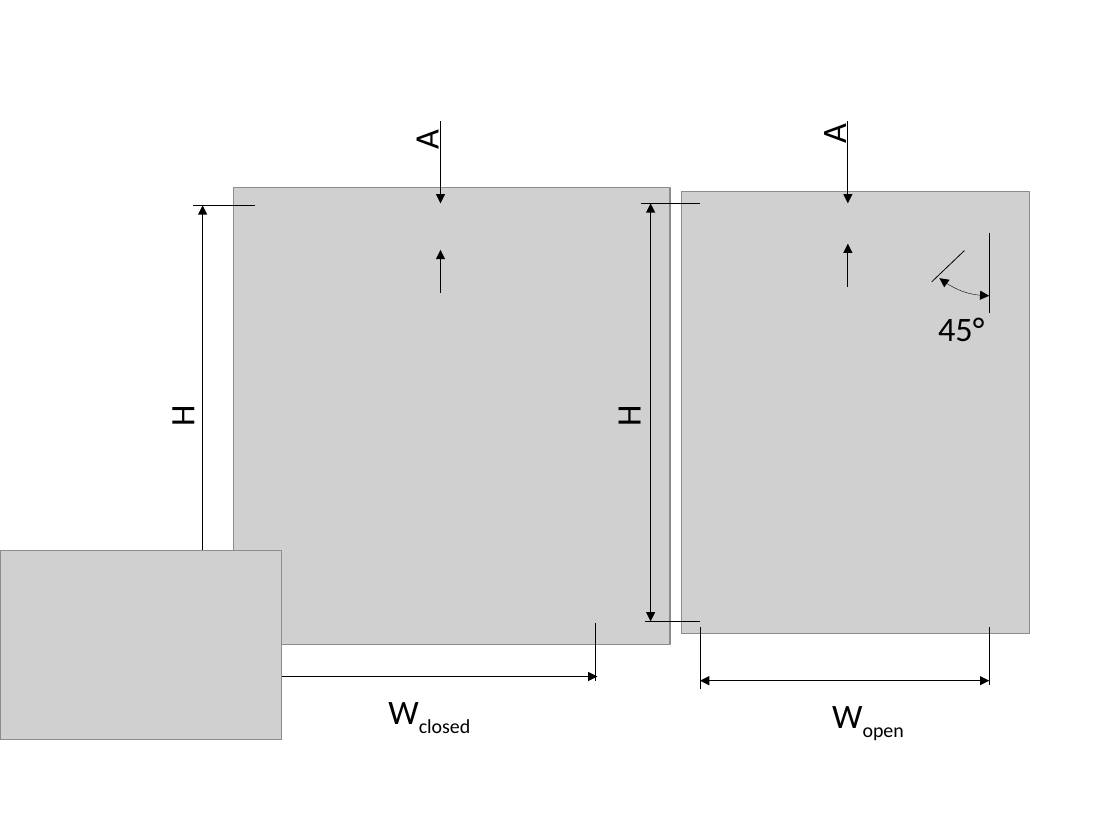
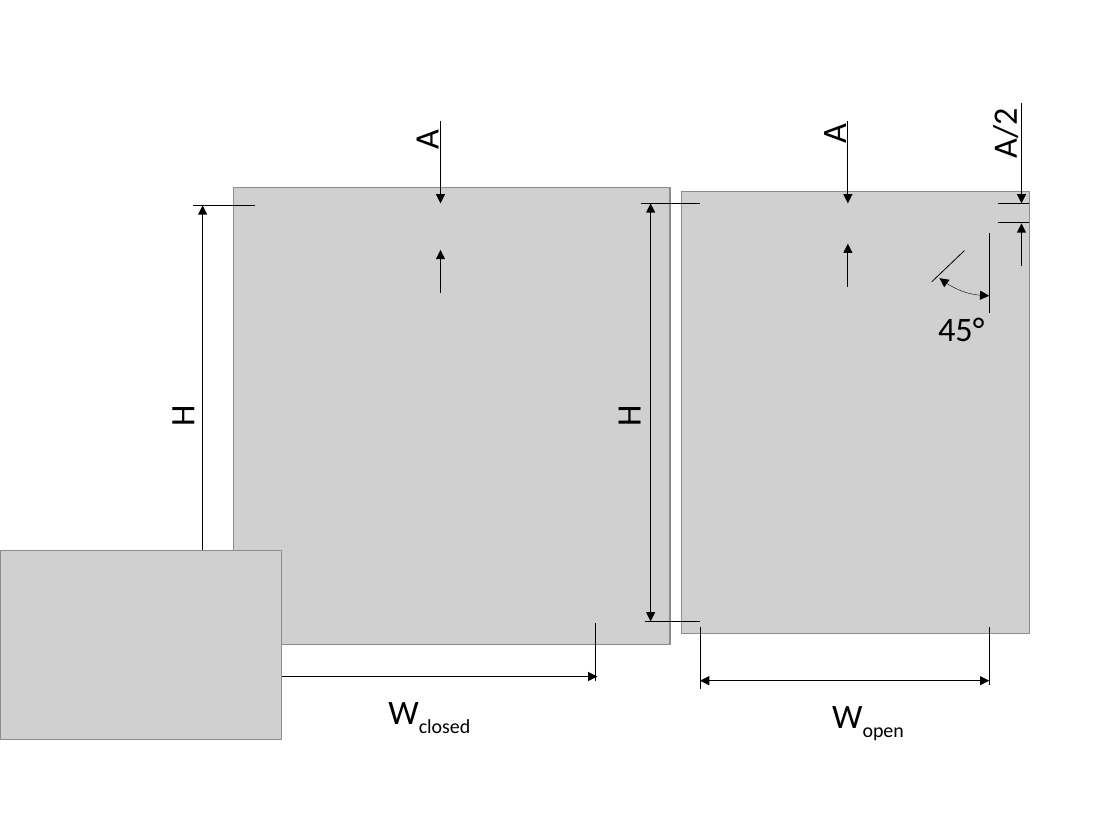
Before and after one commit to AlejandroValverde/latex, a slide deck: slide 12 of figures/figures.pptx. Drawn at 1120x840 pixels with LibreOffice and Linux fonts; fonts in the diff are those of the drawing; grey boxes stand for pictures. Boxes give left, top, right and bottom in pixels: in the first picture for what was removed or moved away, otherwise in the second. Text is boxed around its words. In the diff, an @@ line names an element or a change of style, - is before the commit and + after.

```diff
--- a/figures/figures.pptx
+++ b/figures/figures.pptx
@@ text added at (x1=984, y1=113, x2=1026, y2=157), 22 pt, text #000000 @@
+A/2
@@ arrow added from (1021, 103) to (1021, 204), #000000 0.5 pt @@
@@ line added from (998, 203) to (1029, 203), #000000 0.5 pt @@
@@ line added from (998, 223) to (1029, 223), #000000 0.5 pt @@
@@ arrow added from (1021, 267) to (1021, 224), #000000 0.5 pt @@
```
Also in this commit, not shown: 16 other files.
